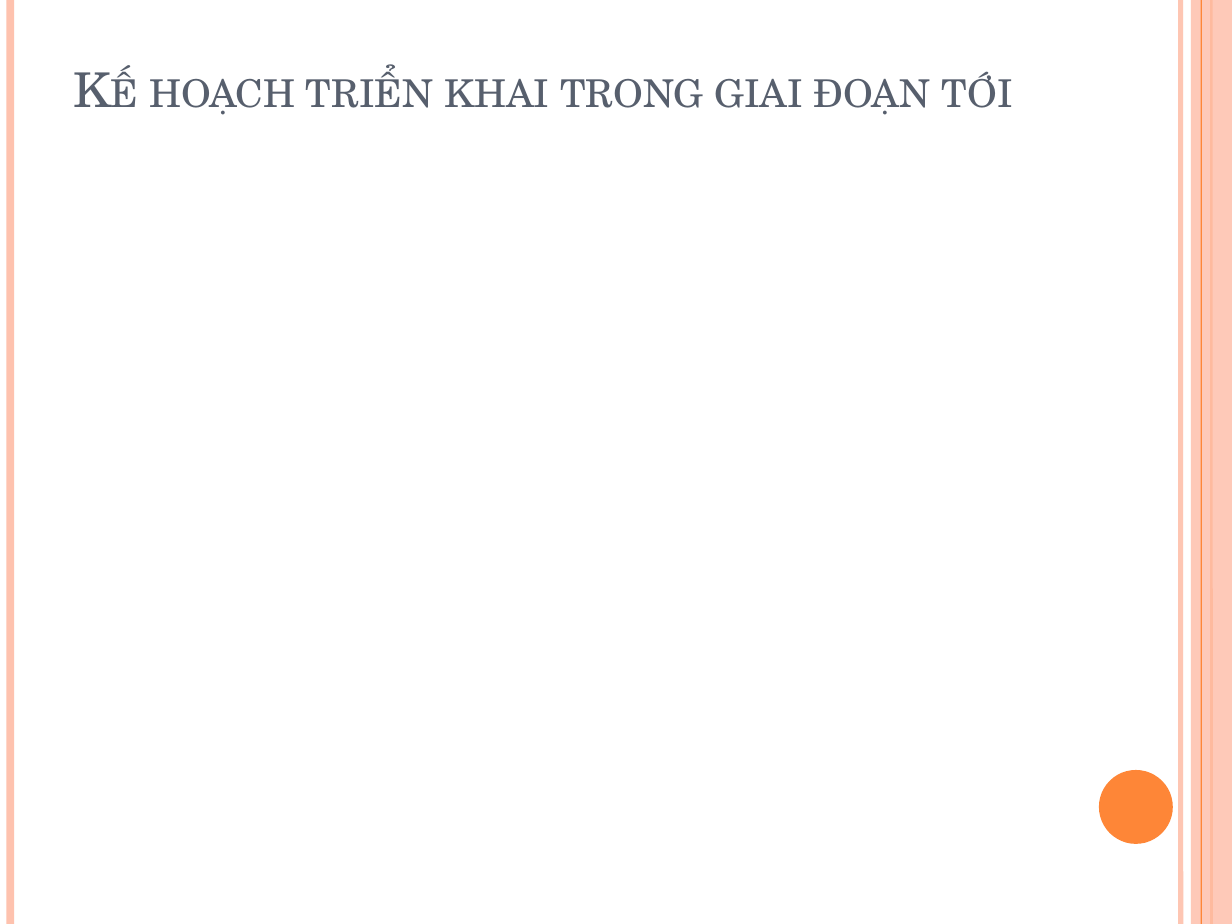
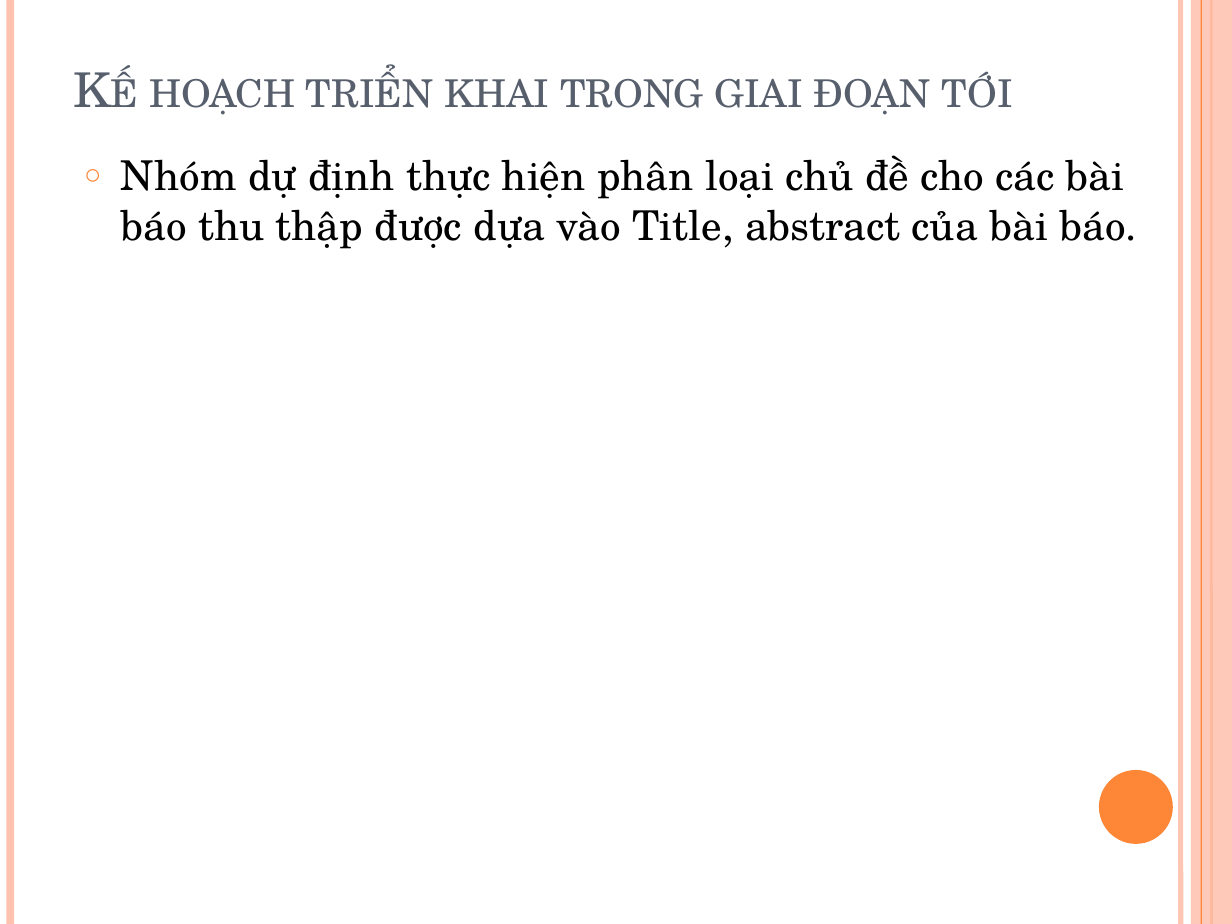
Before and after one commit to tiendv/detaitotnghiep, a slide deck: slide 21 of Report/Baocao 3-12.pptx (slide 20 before the commit). Drawn at 1232x924 pixels with LibreOffice and Linux fonts; fonts in the diff are those of the drawing. Boxes give left, top, right and bottom in pixels: in the first picture for what was removed or moved away, otherwise in the second. Text is boxed around its words. In the diff, an @@ line names an element or a change of style, - is before the commit and + after.

```diff
--- a/Report/Baocao 3-12.pptx
+++ b/Report/Baocao 3-12.pptx
@@ text added at box(121, 155, 1137, 249), 24 pt, text #000000 @@
+○ Nhóm dự định thực hiện phân loại chủ đề cho các bài báo thu thập được dựa vào Title, abstract của bài báo.
```
Also in this commit, not shown: 5 other slides changed, 3 slides added, 2 slides removed.
